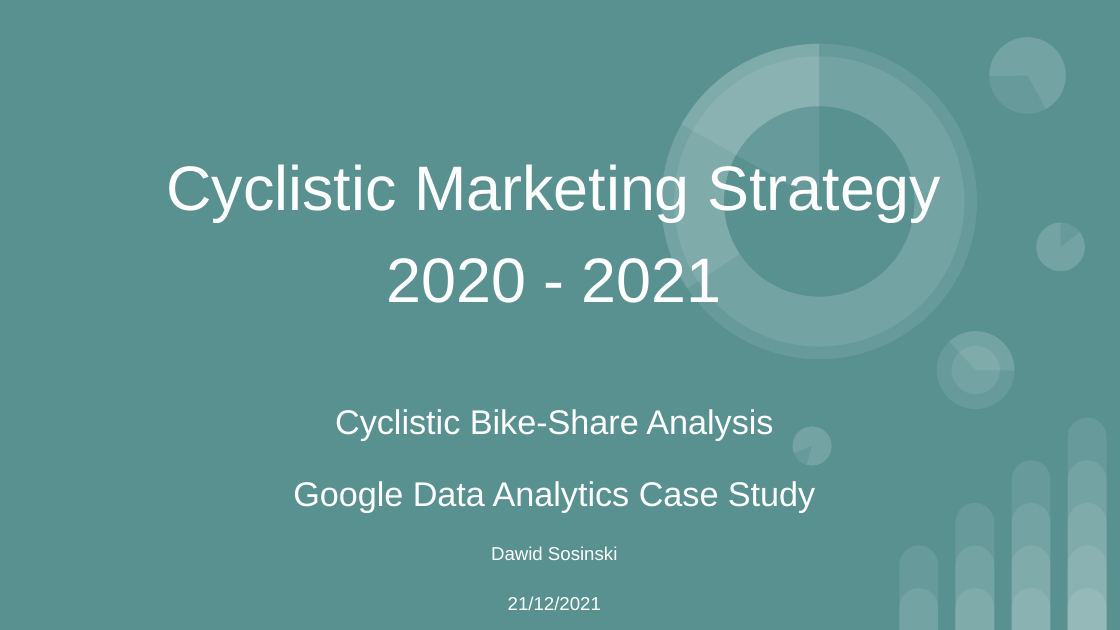
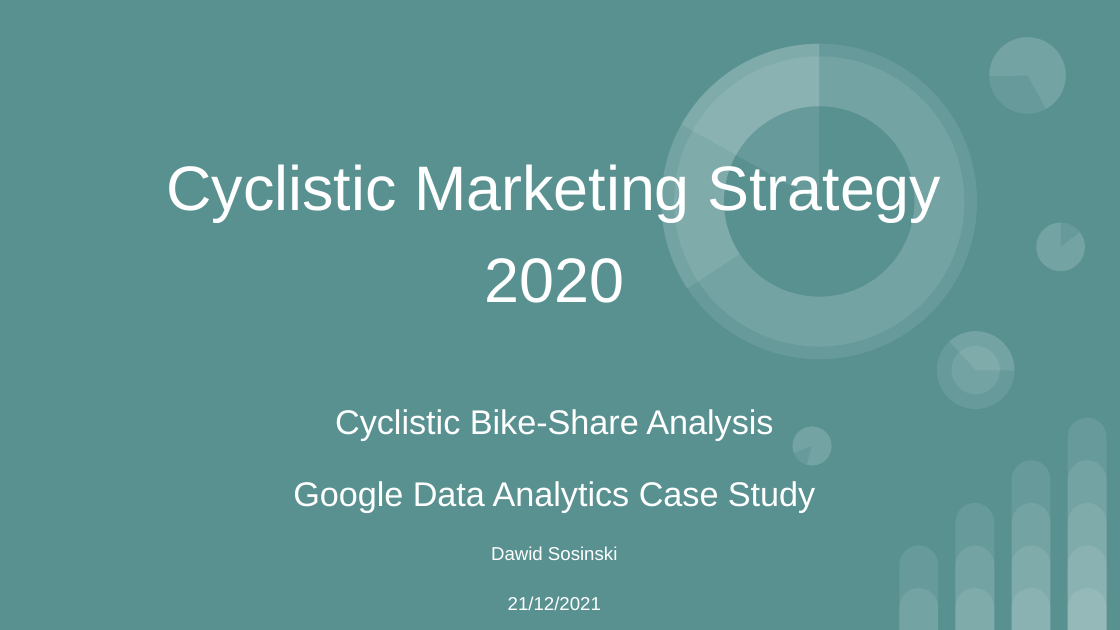
Before and after one commit to DSosinski/CyclisticAnalysis, a slide deck: slide 1 of Docs/Cyclistic Marketing Strategy 2020 - 2021.pptx. Drawn at 1120x630 pixels with LibreOffice and Linux fonts; fonts in the diff are those of the drawing. Boxes give left, top, right and bottom in pixels: in the first picture for what was removed or moved away, otherwise in the second. Text is boxed around its words. In the diff, an @@ line names an element or a change of style, - is before the commit and + after.

```diff
--- a/Docs/Cyclistic Marketing Strategy 2020 - 2021.pptx
+++ b/Docs/Cyclistic Marketing Strategy 2020 - 2021.pptx
@@ title at (484,258,624,303): text changed @@
-2020 - 2021
+2020
```
Also in this commit, not shown: 9 other slides changed, 1 slide added, 2 other files.
